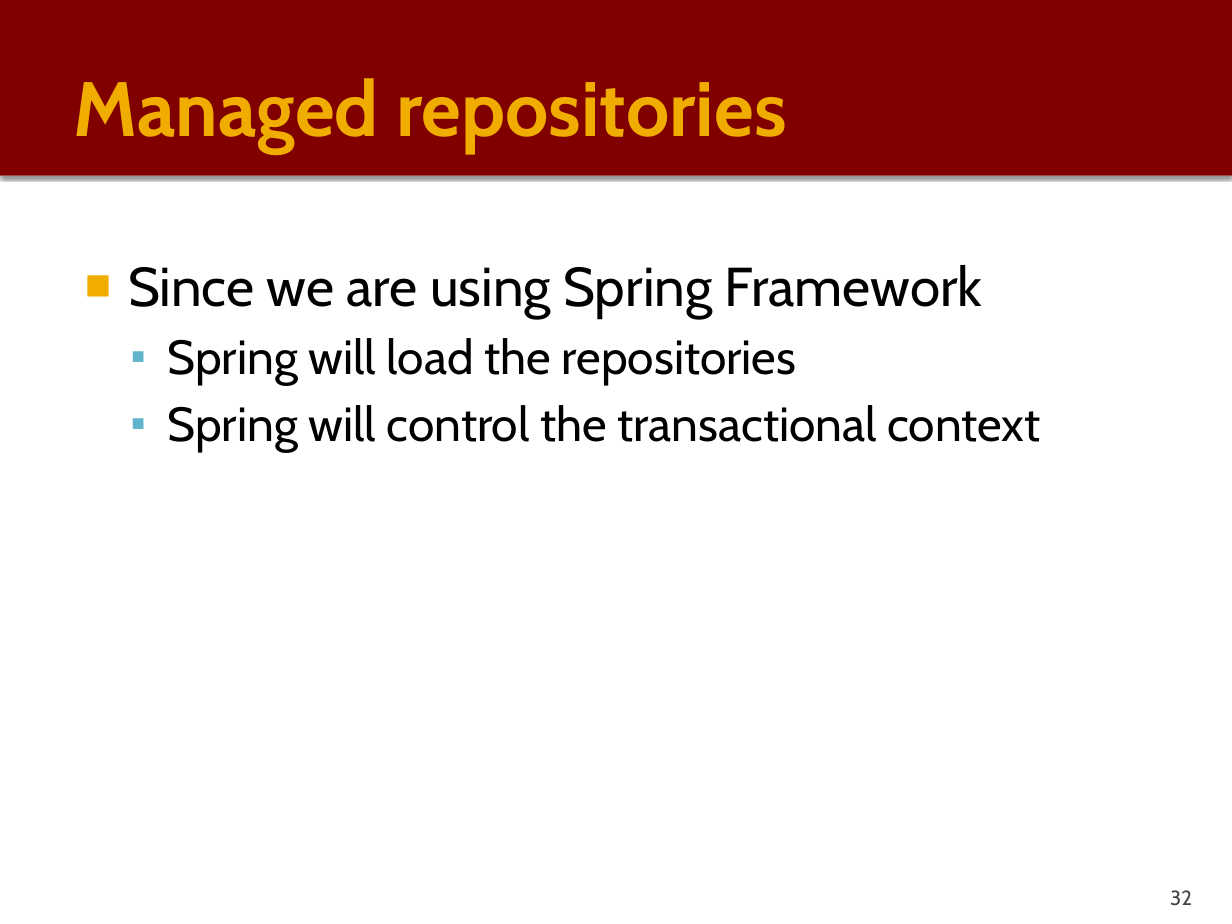
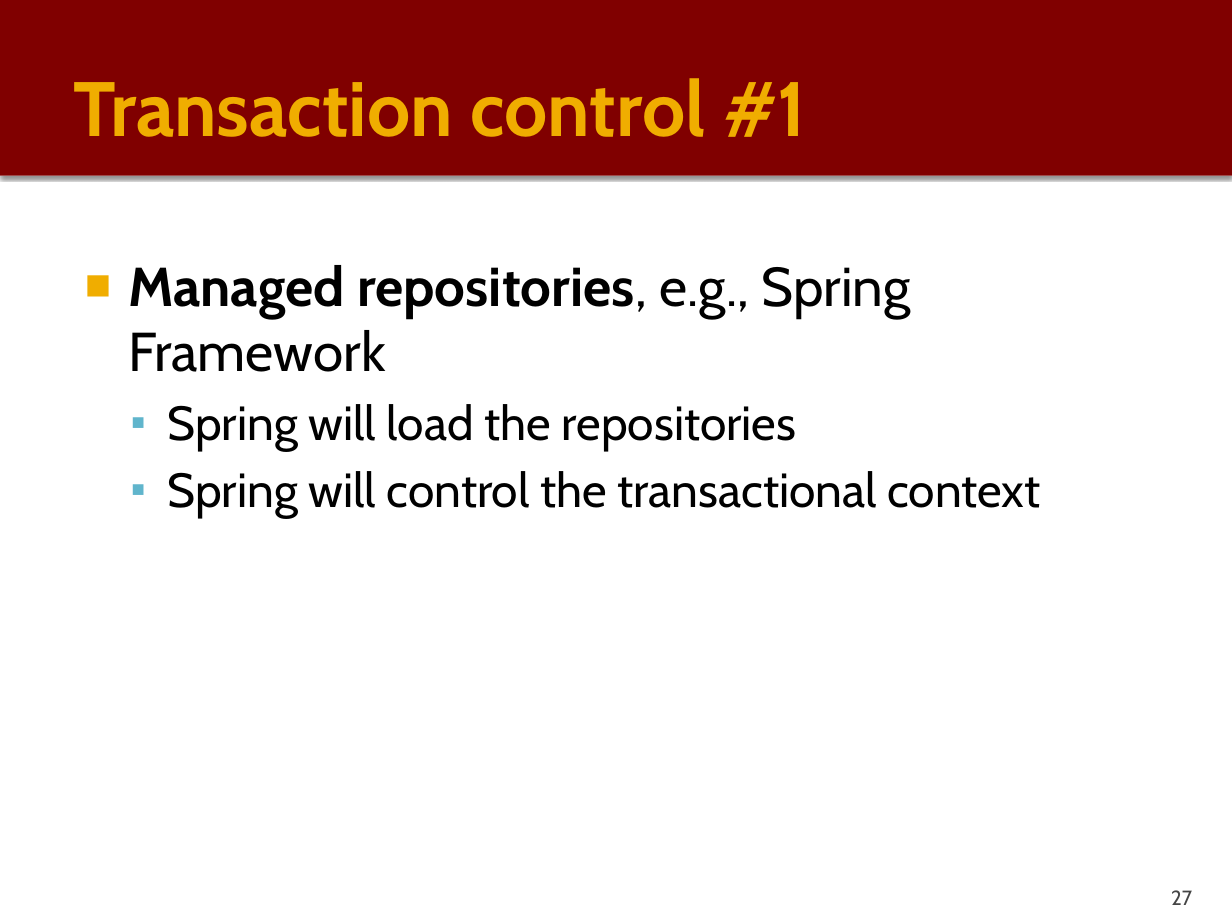
Before and after one commit to PauloGandraSousa/eapliframework, a slide deck: slide 27 of documentation/eapli.framework-Tech-Description.pptx (slide 32 before the commit). Drawn at 1232x924 pixels with LibreOffice and Linux fonts; fonts in the diff are those of the drawing. Boxes give left, top, right and bottom in pixels: in the first picture for what was removed or moved away, otherwise in the second. Text is boxed around its words. In the diff, an @@ line names an element or a change of style, - is before the commit and + after.

```diff
--- a/documentation/eapli.framework-Tech-Description.pptx
+++ b/documentation/eapli.framework-Tech-Description.pptx
@@ title at (74,78,806,137): text changed @@
-Managed repositories
+Transaction control #1
@@ text at (128,265,910,372): text changed @@
-■ Since we are using Spring Framework
+■ Managed repositories, e.g., Spring Framework
@@ page number at (1171,890,1192,905): text changed @@
-32
+27
```
Also in this commit, not shown: 10 other slides changed, 15 slides added, 3 slides removed, 5 other files.
